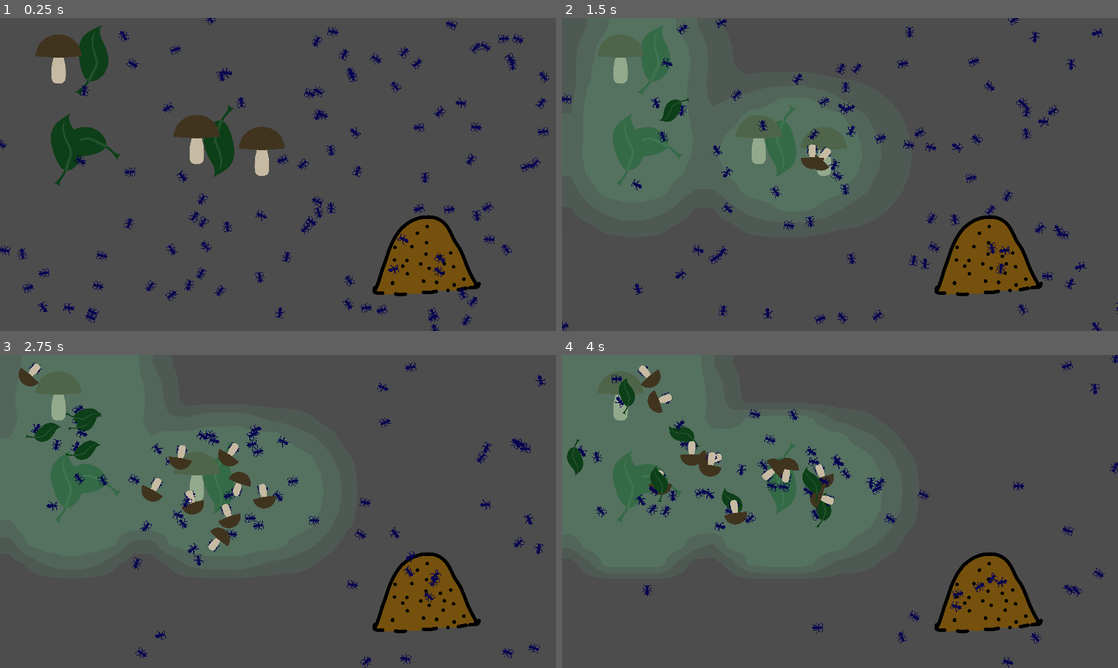
Above: before the commit, frames 1-4 (two rows, left to right).
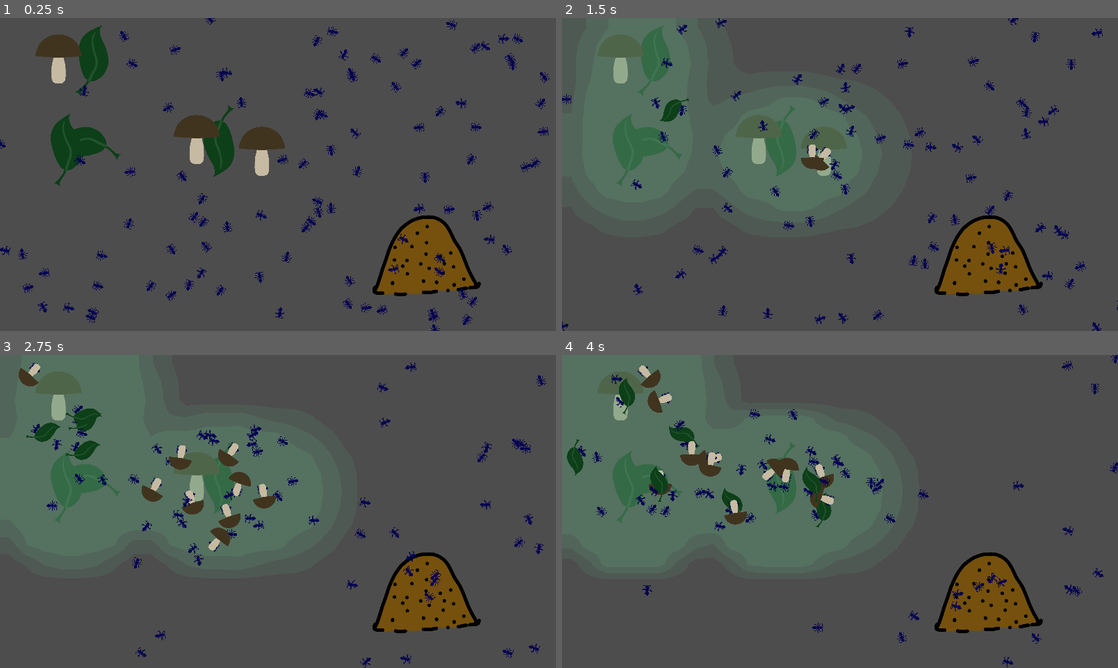
Above: after the commit, the same moments.

Repository: allemansratten/AntColonyTycoonDeluxe
Game: Godot game, scene res://game.tscn
Same seed, same stepped clock (60 frames per second), same inputs: the game is played once before the commit and once after it.
Inputs (mouse positions are in pixels of both pictures, inside the frame that each line leads up to):
- Up to frame 1 (0.25 s): no input
- Up to frame 2 (1.5 s): move the mouse to (962, 158) at 0.52 s; click (962, 158) at 0.67 s; move the mouse to (728, 190) at 1.27 s; click (728, 190) at 1.42 s
- Up to frame 3 (2.75 s): move the mouse to (333, 442) at 2.02 s; click (333, 442) at 2.17 s
- Up to frame 4 (4 s): move the mouse to (812, 574) at 2.77 s; click (812, 574) at 2.92 s; move the mouse to (1006, 558) at 3.52 s; click (1006, 558) at 3.67 s

The runs differ from the first frame. In frame 1, 1.3% of the frame differs, in the area x 0-99%, y 0-100%; in frame 2, 1.0%; in frame 3, 0.8%; in frame 4, 0.7%.

Commit message:
ant you glad i came

Diff:
--- a/ant.tscn
+++ b/ant.tscn
@@ -1,14 +1,14 @@
 [gd_scene load_steps=7 format=3 uid="uid://dcrdhn26hmhva"]
 
 [ext_resource type="Script" path="res://ant.gd" id="1_jww2m"]
-[ext_resource type="Texture2D" uid="uid://c4nnrgf8l3ntd" path="res://resources/sprites/ant_stationary.png" id="2_lsshl"]
-[ext_resource type="Texture2D" uid="uid://wh7pqylywwpk" path="res://resources/sprites/ant_walk1.png" id="3_jnfmw"]
-[ext_resource type="Texture2D" uid="uid://h240vhpniitm" path="res://resources/sprites/ant_walk2.png" id="4_u33sy"]
+[ext_resource type="Texture2D" uid="uid://b2v0smngboi4r" path="res://resources/sprites/ant_stationary.png" id="2_lsshl"]
+[ext_resource type="Texture2D" uid="uid://des1x0jrmgr2y" path="res://resources/sprites/ant_walk1.png" id="3_jnfmw"]
+[ext_resource type="Texture2D" uid="uid://c3jdojucncav6" path="res://resources/sprites/ant_walk2.png" id="4_u33sy"]
 
 [sub_resource type="SpriteFrames" id="SpriteFrames_xw4ci"]
 animations = [{
 "frames": [{
-"duration": 2.0,
+"duration": 1.0,
 "texture": ExtResource("2_lsshl")
 }, {
 "duration": 2.0,
@@ -22,7 +22,7 @@
 }],
 "loop": true,
 "name": &"harvester",
-"speed": 12.0
+"speed": 24.0
 }]
 
 [sub_resource type="CircleShape2D" id="CircleShape2D_3jwfc"]
@@ -39,6 +39,7 @@
 scale = Vector2(0.5, 0.5)
 sprite_frames = SubResource("SpriteFrames_xw4ci")
 animation = &"harvester"
+frame_progress = 0.997938
 
 [node name="CollisionShape2D" type="CollisionShape2D" parent="."]
 shape = SubResource("CircleShape2D_3jwfc")
Binary file changed: resources/sprites/ant.png
Not shown, changed: resources/sprites/ant.png.import
Binary file changed: resources/sprites/ant_stationary.png
Not shown, changed: resources/sprites/ant_stationary.png.import
Binary file changed: resources/sprites/ant_walk1.png
Not shown, changed: resources/sprites/ant_walk1.png.import
Binary file changed: resources/sprites/ant_walk2.png
Not shown, changed: resources/sprites/ant_walk2.png.import
Not shown, changed: .gitignore
